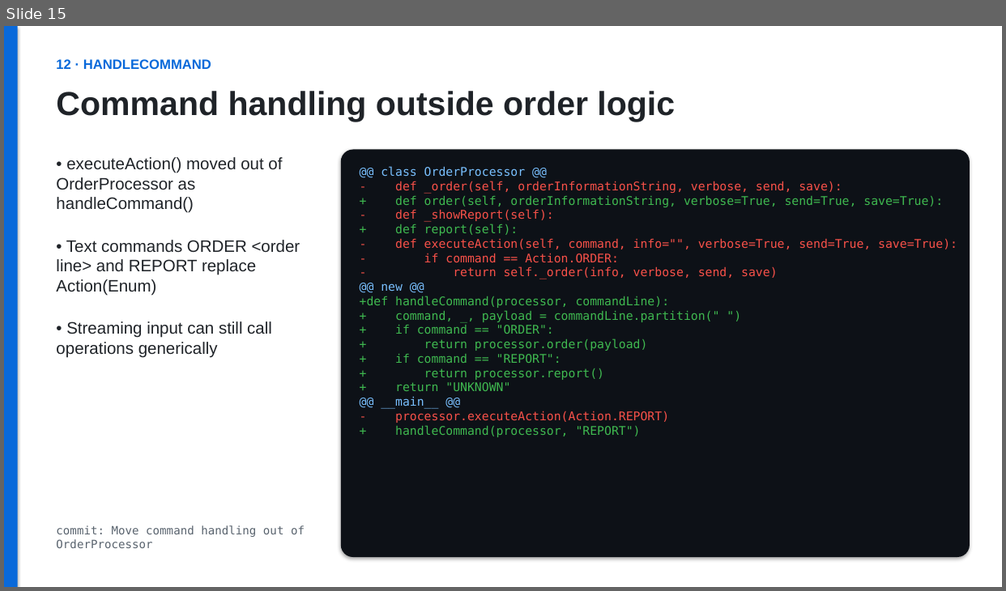
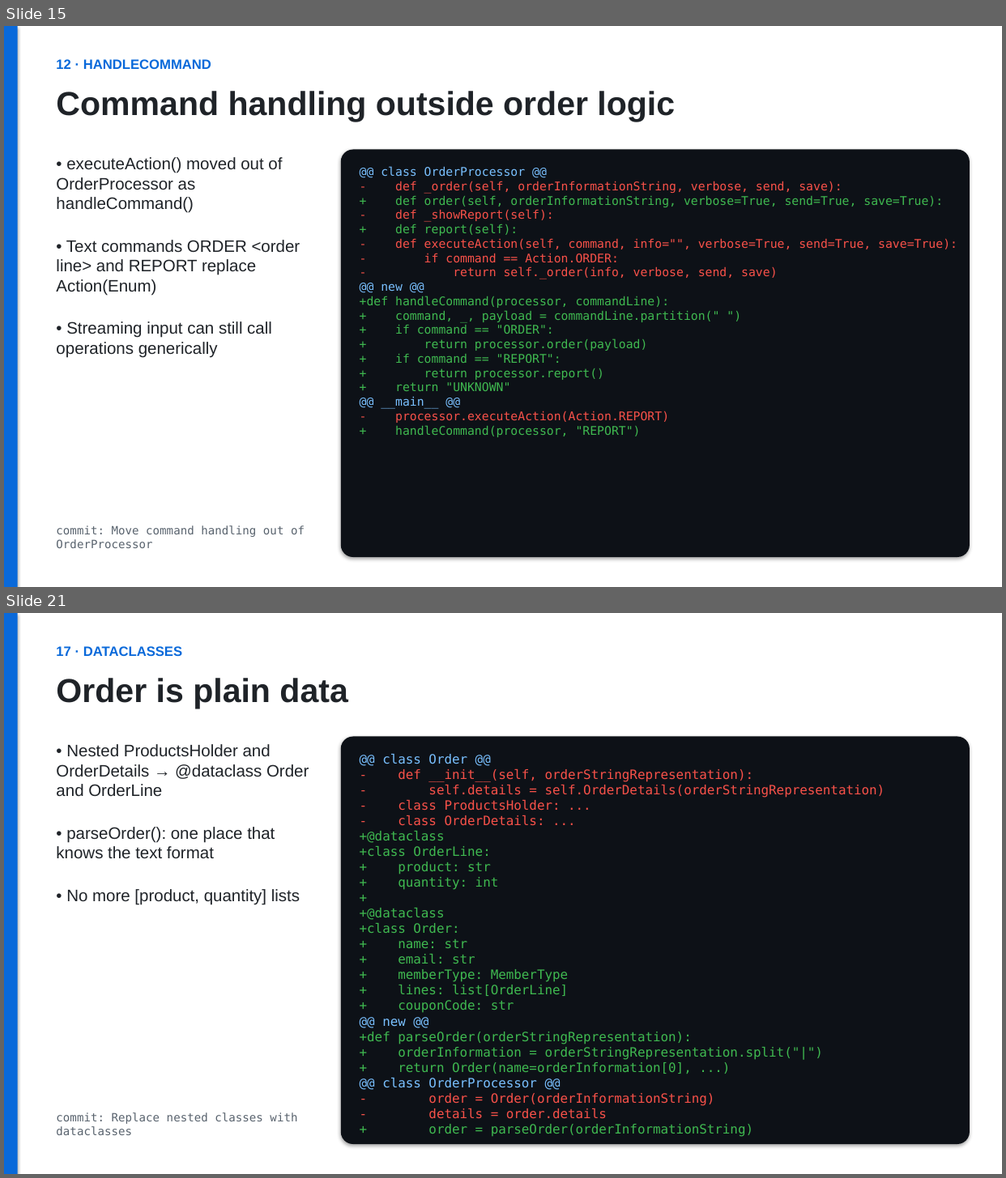
Before and after one commit to zielonyogor/clean-code-exercise, a slide deck: refactoring.pptx. Shown one above the other, each under a label of ours: slide 15 before the commit, slides 15 and 21 after it; the slides between them are not shown. The pictures are 1006x591 and 1006x1178 pixels, drawn with LibreOffice and Linux fonts; fonts in the diff are those of the drawing. Boxes give left, top, right and bottom in pixels: in the first picture for what was removed or moved away, otherwise in the second. Text is boxed around its words. In the diff, an @@ line names an element or a change of style, - is before the commit and + after.

Commit message:
Add second round of changes to the presentation

```diff
--- a/refactoring.pptx
+++ b/refactoring.pptx
@@ slide 21 added at (4, 613, 1002, 1174), background #FFFFFF @@
@@ rectangle added at (4, 613, 18, 1174), fill #0969DA @@
@@ text added at (56, 646, 182, 656), 13 pt, text #0969DA, bold @@
+17 · DATACLASSES
@@ text added at (56, 678, 347, 709), 32 pt, text #1F2328, bold @@
+Order is plain data
@@ text added at (56, 744, 309, 905), 16 pt, text #1F2328 @@
+• Nested ProductsHolder and OrderDetails → @dataclass Order and OrderLine
+• parseOrder(): one place that knows the text format
+• No more [product, quantity] lists
@@ rounded rectangle added at (341, 736, 970, 1144), fill #0D1117, 12.4 pt, text #3FB950 @@
+@@ class Order @@
+- def __init__(self, orderStringRepresentation):
+- self.details = self.OrderDetails(orderStringRepresentation)
+- class ProductsHolder: ...
+- class OrderDetails: ...
++@dataclass
++class OrderLine:
++ product: str
++ quantity: int
++
++@dataclass
++class Order:
++ name: str
++ email: str
++ memberType: MemberType
++ lines: list[OrderLine]
++ couponCode: str
+@@ new @@
++def parseOrder(orderStringRepresentation):
++ orderInformation = orderStringRepresentation.split("|")
++ return Order(name=orderInformation[0], ...)
+@@ class OrderProcessor @@
+- order = Order(orderInformationString)
+- details = order.details
++ order = parseOrder(orderInformationString)
@@ text added at (56, 1113, 297, 1135), 11 pt, text #59636E @@
+commit: Replace nested classes with dataclasses
```
Also in this commit, not shown: 1 slide changed, 9 other slides added.
